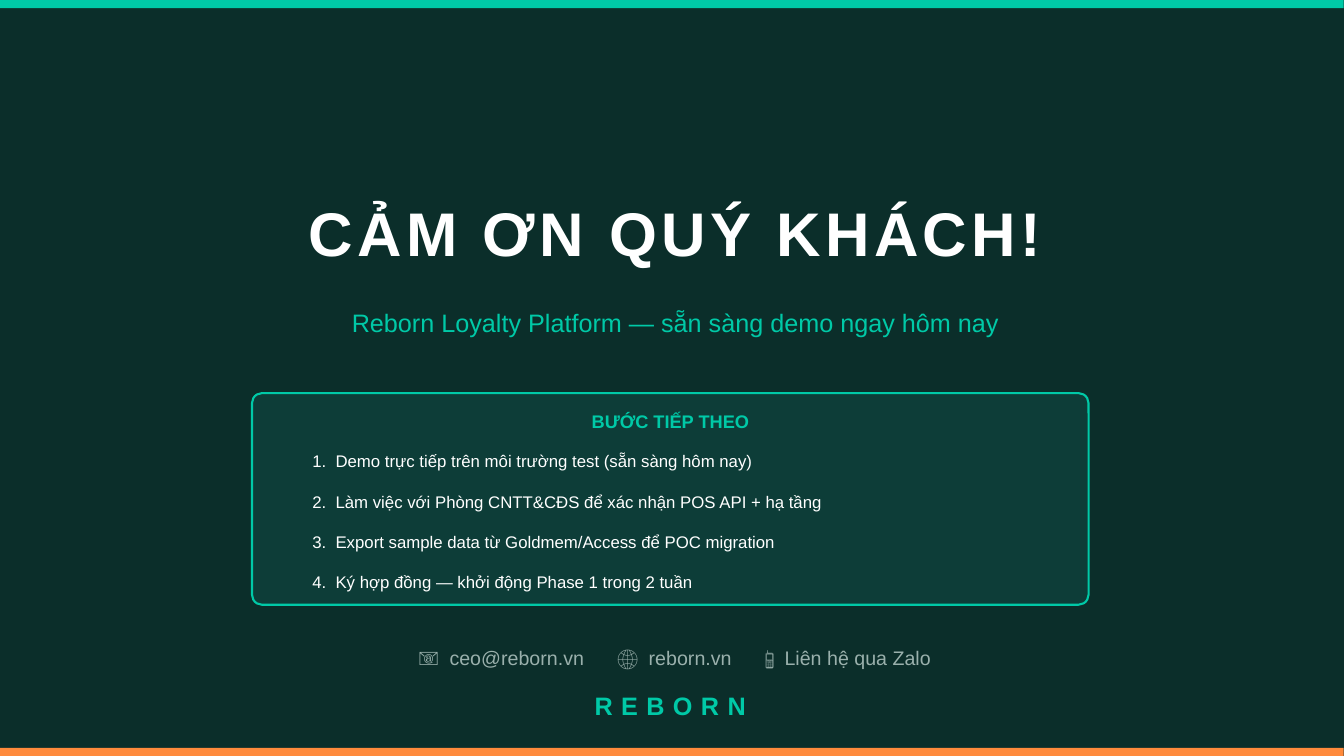
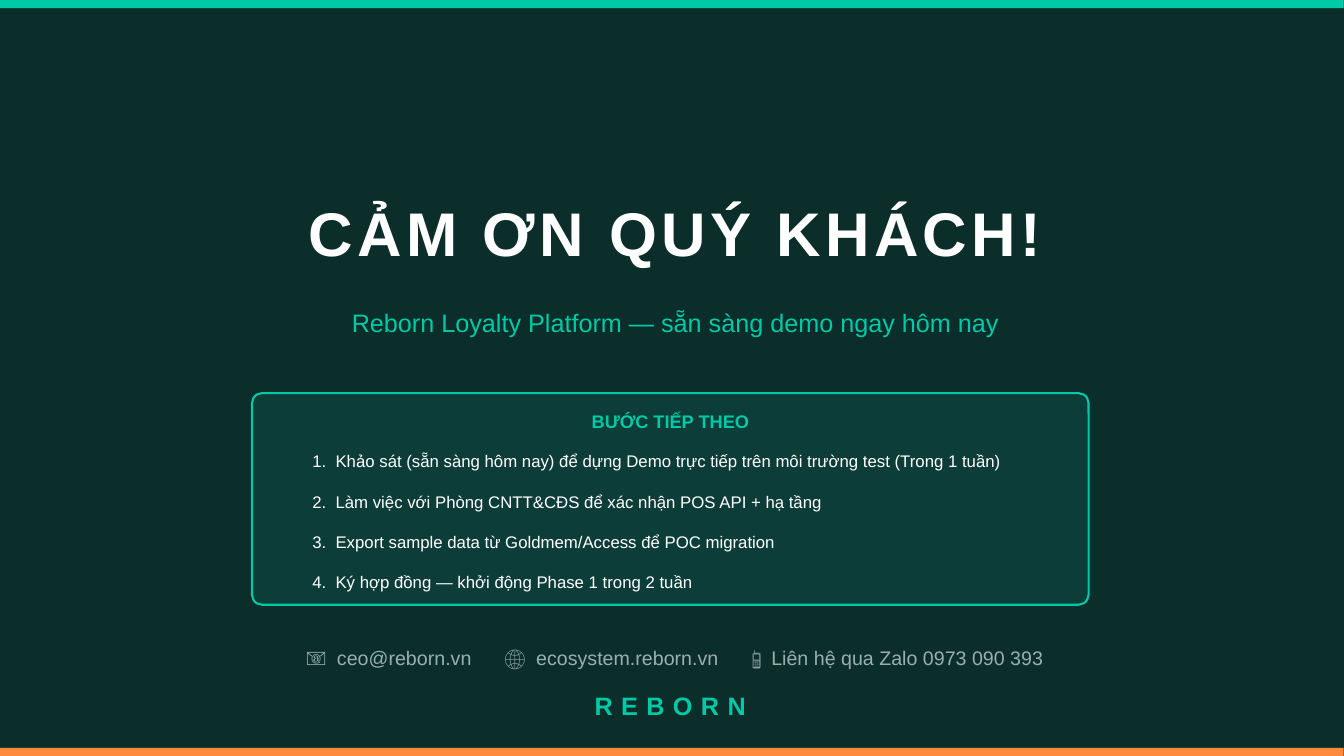
Before and after one commit to ducdung872001/cloud-crm, a slide deck: slide 16 of docs/proposal/Reborn-Loyalty-Proposal.pptx. Drawn at 1344x756 pixels with LibreOffice and Linux fonts; fonts in the diff are those of the drawing. Boxes give left, top, right and bottom in pixels: in the first picture for what was removed or moved away, otherwise in the second. Text is boxed around its words. In the diff, an @@ line names an element or a change of style, - is before the commit and + after.

```diff
--- a/docs/proposal/Reborn-Loyalty-Proposal.pptx
+++ b/docs/proposal/Reborn-Loyalty-Proposal.pptx
@@ text at (312, 454, 1000, 471): text changed @@
-1. Demo trực tiếp trên môi trường test (sẵn sàng hôm nay)
+1. Khảo sát (sẵn sàng hôm nay) để dựng Demo trực tiếp trên môi trường test (Trong 1 tuần)
@@ text at (337, 651, 1043, 669): text changed @@
-📧 ceo@reborn.vn 🌐 reborn.vn 📱 Liên hệ qua Zalo
+📧 ceo@reborn.vn 🌐 ecosystem.reborn.vn 📱 Liên hệ qua Zalo 0973 090 393
```
Also in this commit, not shown: 1 other slide changed, 1 other file.
